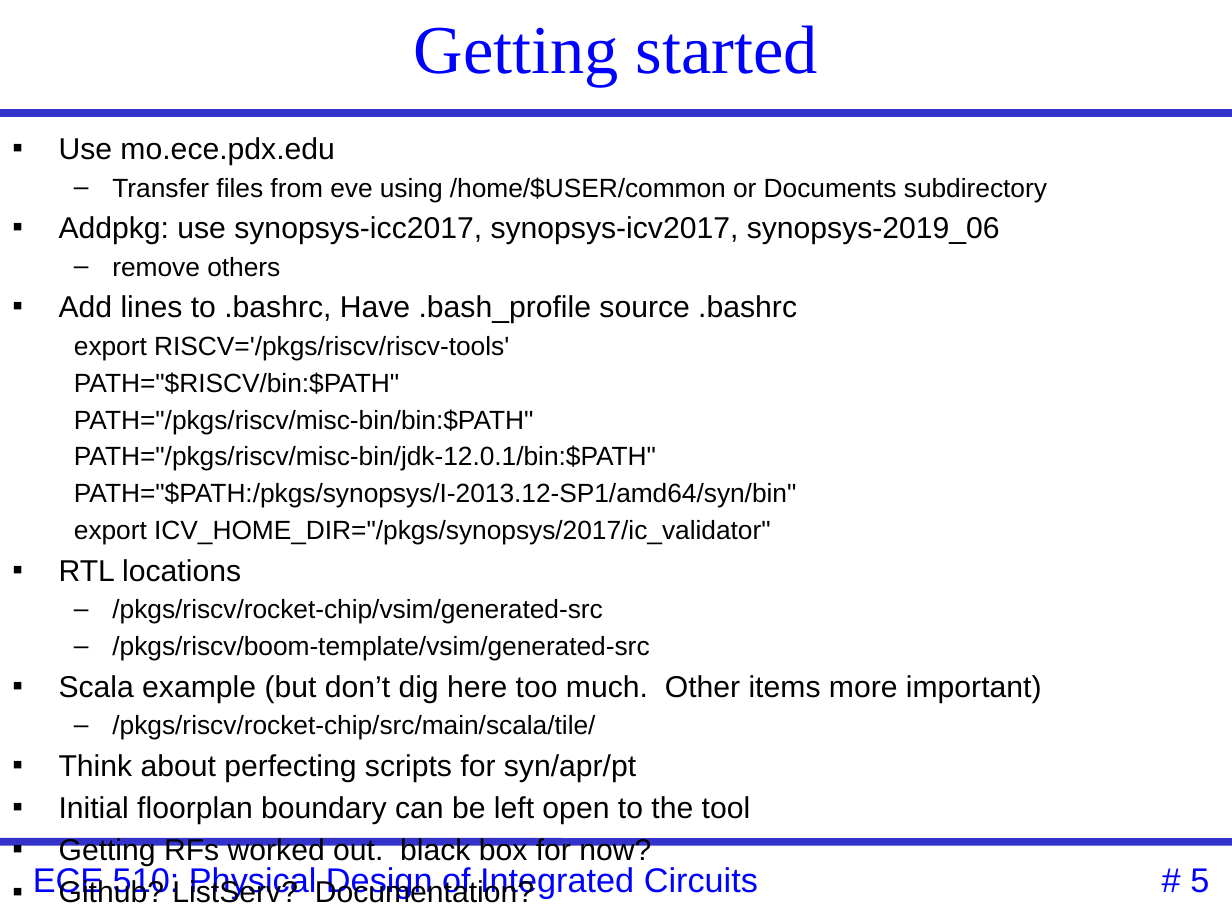
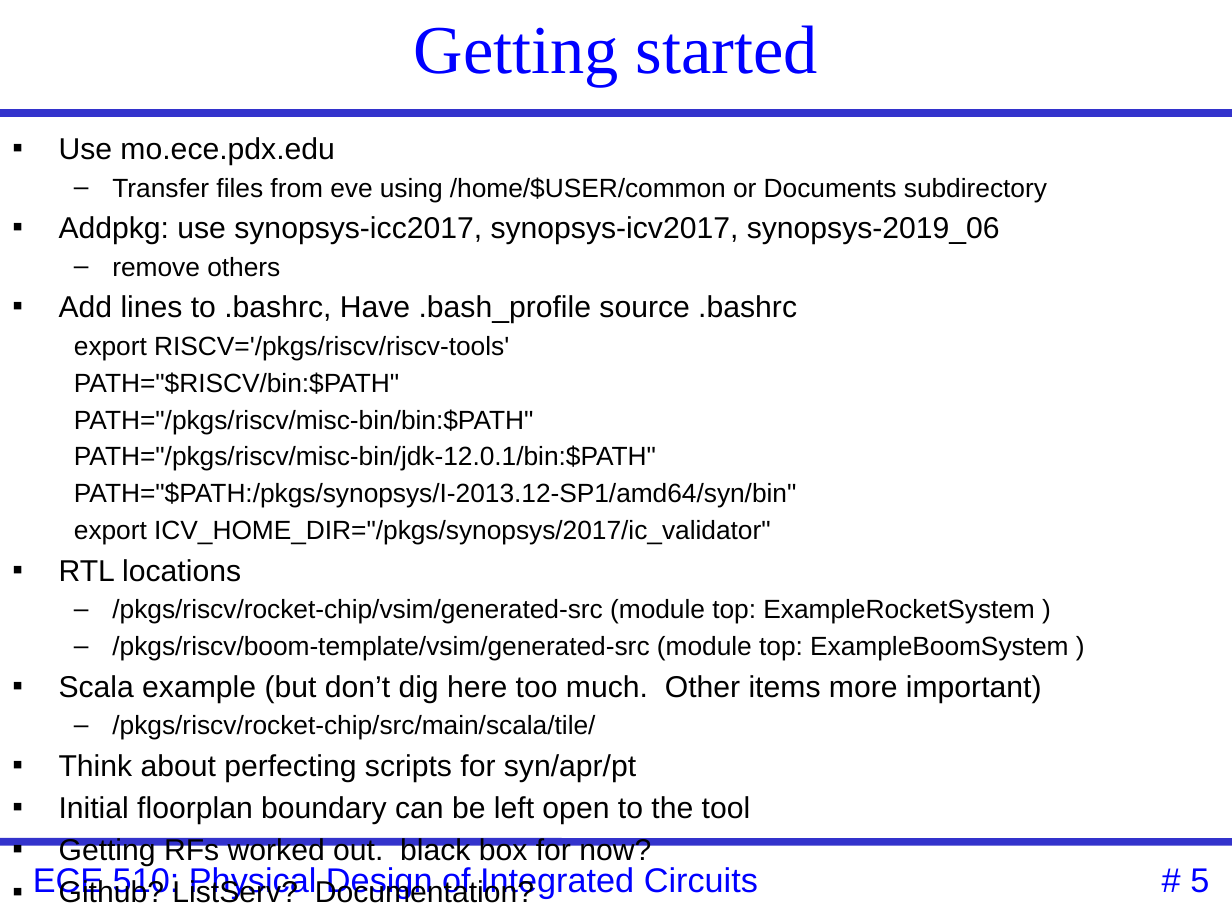
Before and after one commit to mohanmaduri/RISC_V_Project, a slide deck: slide 5 of documentation/summer_2019.pptx. Drawn at 1232x924 pixels with LibreOffice and Linux fonts; fonts in the diff are those of the drawing. Boxes give left, top, right and bottom in pixels: in the first picture for what was removed or moved away, otherwise in the second. Text is boxed around its words. In the diff, an @@ line names an element or a change of style, - is before the commit and + after.

Commit message:
Small updates

```diff
--- a/documentation/summer_2019.pptx
+++ b/documentation/summer_2019.pptx
@@ text at <box>112,599,1068,661</box>: text changed @@
-  – /pkgs/riscv/rocket-chip/vsim/generated-src
-  – /pkgs/riscv/boom-template/vsim/generated-src
+  – /pkgs/riscv/rocket-chip/vsim/generated-src (module top: ExampleRocketSystem )
+  – /pkgs/riscv/boom-template/vsim/generated-src (module top: ExampleBoomSystem )
```
Also in this commit, not shown: 1 other slide changed.
